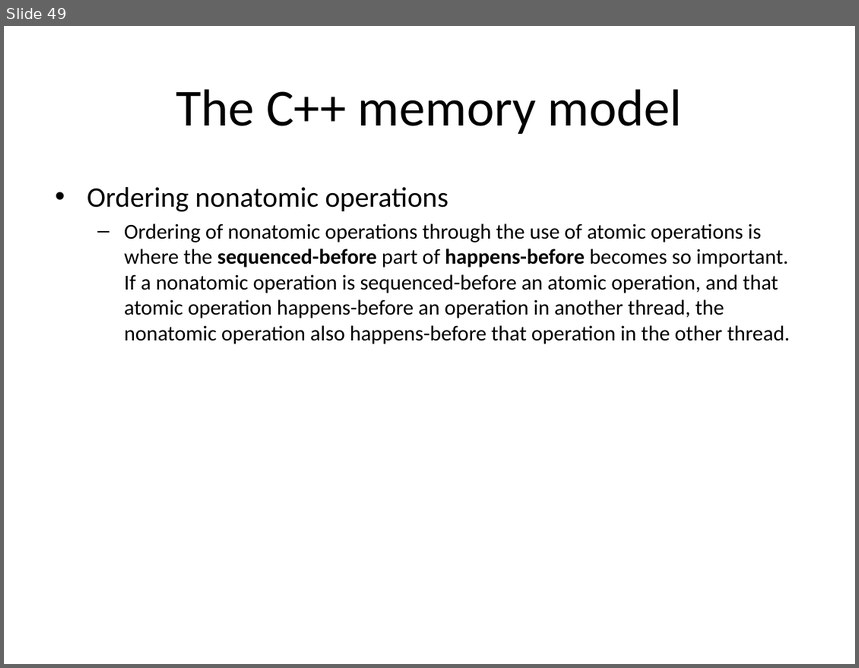
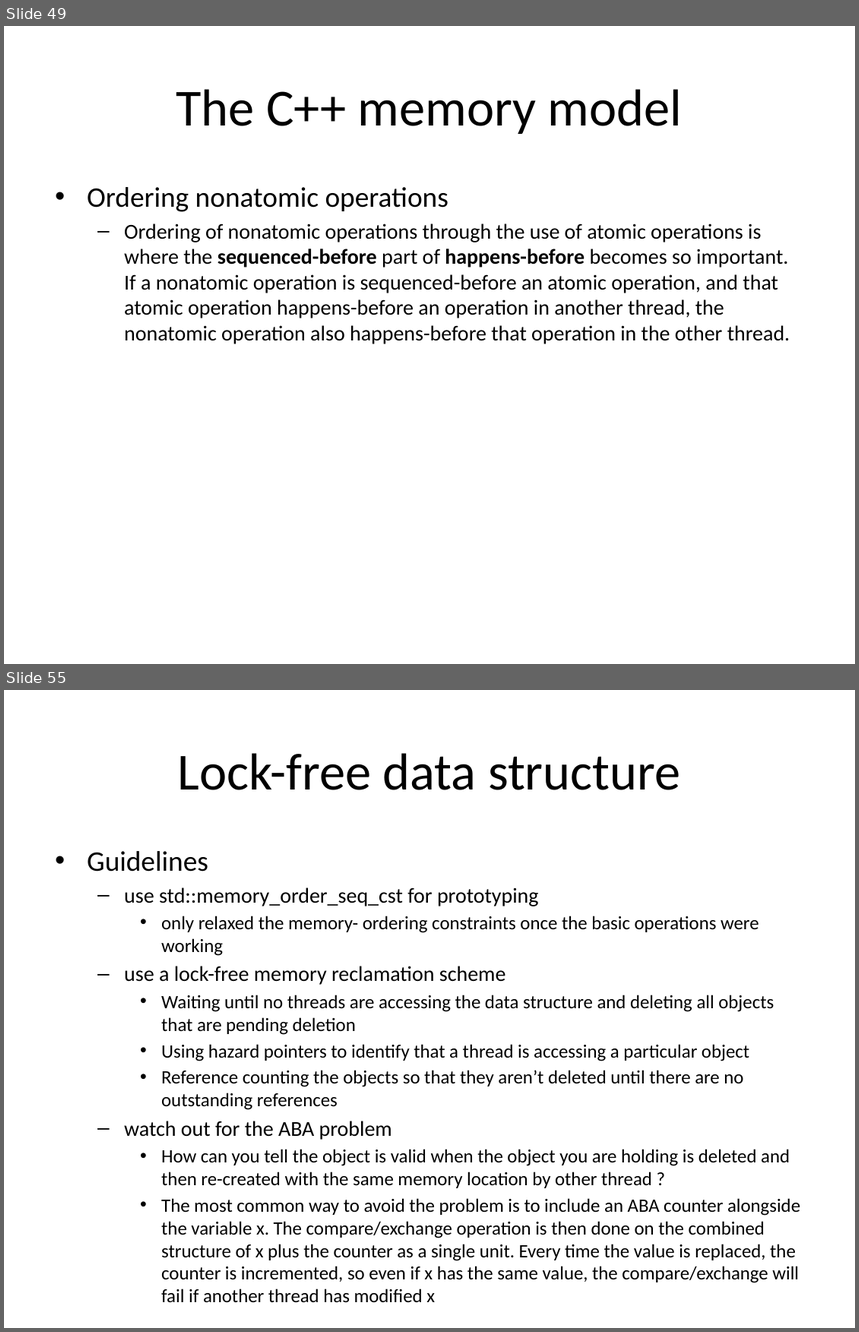
Before and after one commit to chenziliang/summary-of-the-books, a slide deck: CPPCIA.pptx. Shown one above the other, each under a label of ours: slide 49 before the commit, slides 49 and 55 after it; the slides between them are not shown. The pictures are 859x668 and 859x1332 pixels, drawn with LibreOffice and Linux fonts; fonts in the diff are those of the drawing. Boxes give left, top, right and bottom in pixels: in the first picture for what was removed or moved away, otherwise in the second. Text is boxed around its words. In the diff, an @@ line names an element or a change of style, - is before the commit and + after.

```diff
--- a/CPPCIA.pptx
+++ b/CPPCIA.pptx
@@ slide 55 added at box(4, 690, 855, 1328), background #FFFFFF @@
@@ title added at box(178, 753, 680, 790), 44 pt, text #000000 @@
+Lock-free data structure
@@ text added at box(87, 851, 800, 1303), 16 pt, text #000000 @@
+• Guidelines
+  – use std::memory_order_seq_cst for prototyping
+    • only relaxed the memory- ordering constraints once the basic operations were working
+  – use a lock-free memory reclamation scheme
+    • Waiting until no threads are accessing the data structure and deleting all objects that are pending deletion
+    • Using hazard pointers to identify that a thread is accessing a particular object
+    • Reference counting the objects so that they aren’t deleted until there are no outstanding references
+  – watch out for the ABA problem
+    • How can you tell the object is valid when the object you are holding is deleted and then re-created with the same memory location by other thread ?
+    • The most common way to avoid the problem is to include an ABA counter alongside the variable x. The compare/exchange operation is then done on the combined structure of x plus the counter as a single unit. Every time the value is replaced, the counter is incremented, so even if x has the same value, the compare/exchange will fail if another thread has modified x
```
Also in this commit, not shown: 19 other slides added.
